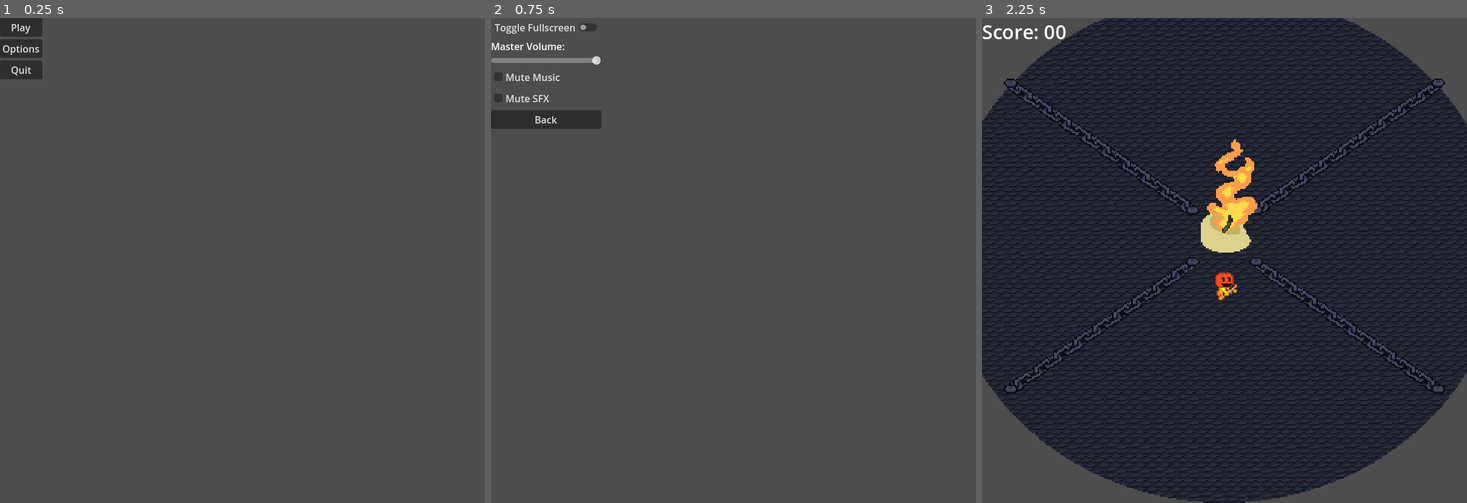
Above: before the commit, frames 1-3 (left to right).
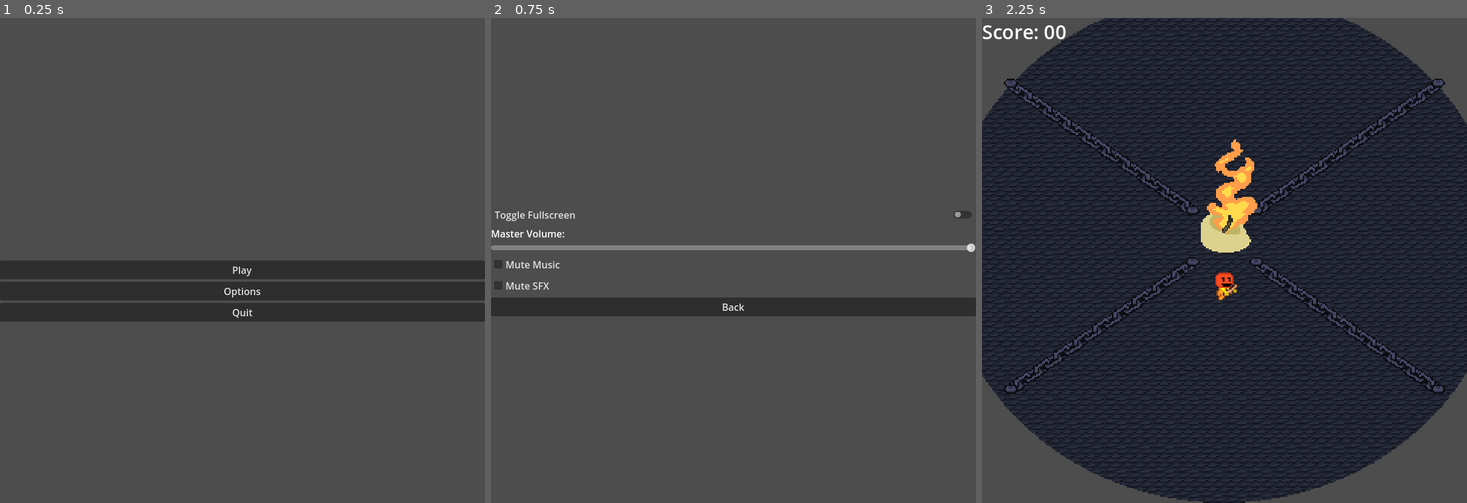
Above: after the commit, the same moments.

Repository: Everkade/Bardlite
Game: Godot game, scene res://menu.tscn
Two runs of this game, one before a commit and one after it. Both use one fixed random seed, a clock stepped at 60 frames per second and the inputs below.
Inputs:
- Up to frame 1 (0.25 s): no input
- Up to frame 2 (0.75 s): click "Options" at 0.5 s
- Up to frame 3 (2.25 s): click "Back" at 1.25 s; click "Play" at 2 s

The runs differ from the first frame. In frame 1, 13% of the frame differs, in the area x 0-100%, y 0-63%; in frame 2, 6.9%; in frame 3, nothing differs.

Commit message:
new menu button positions
changed the menu to be more center across, between mid and lower thirds

Diff:
--- a/menu.tscn
+++ b/menu.tscn
@@ -12,9 +12,15 @@
 script = ExtResource("1_e6ysn")
 
 [node name="MarginContainer" type="MarginContainer" parent="."]
-layout_mode = 0
-offset_right = 40.0
-offset_bottom = 40.0
+layout_mode = 1
+anchors_preset = -1
+anchor_top = 0.563
+anchor_right = 1.0
+anchor_bottom = 0.563
+offset_top = -50.4
+offset_bottom = 50.6
+grow_horizontal = 2
+grow_vertical = 2
 
 [node name="VBoxContainer" type="VBoxContainer" parent="MarginContainer"]
 layout_mode = 2
--- a/options_menu.tscn
+++ b/options_menu.tscn
@@ -14,9 +14,16 @@
 script = ExtResource("1_xrhnp")
 
 [node name="MarginContainer" type="MarginContainer" parent="."]
-layout_mode = 0
-offset_right = 40.0
-offset_bottom = 40.0
+layout_mode = 1
+anchors_preset = 14
+anchor_top = 0.5
+anchor_right = 1.0
+anchor_bottom = 0.5
+offset_top = -91.5
+offset_bottom = 91.5
+grow_horizontal = 2
+grow_vertical = 2
+metadata/_edit_group_ = true
 
 [node name="VBoxContainer" type="VBoxContainer" parent="MarginContainer"]
 layout_mode = 2
